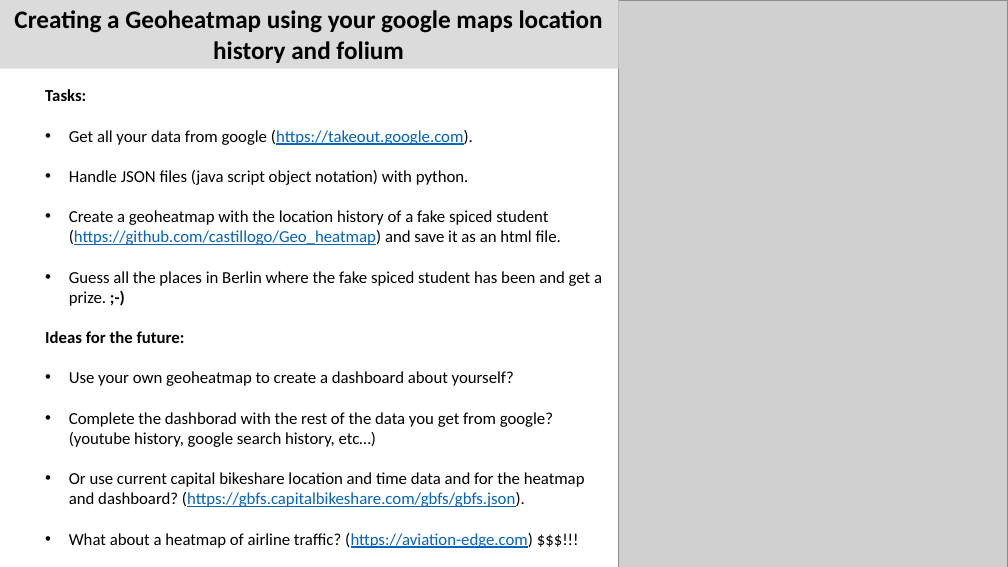
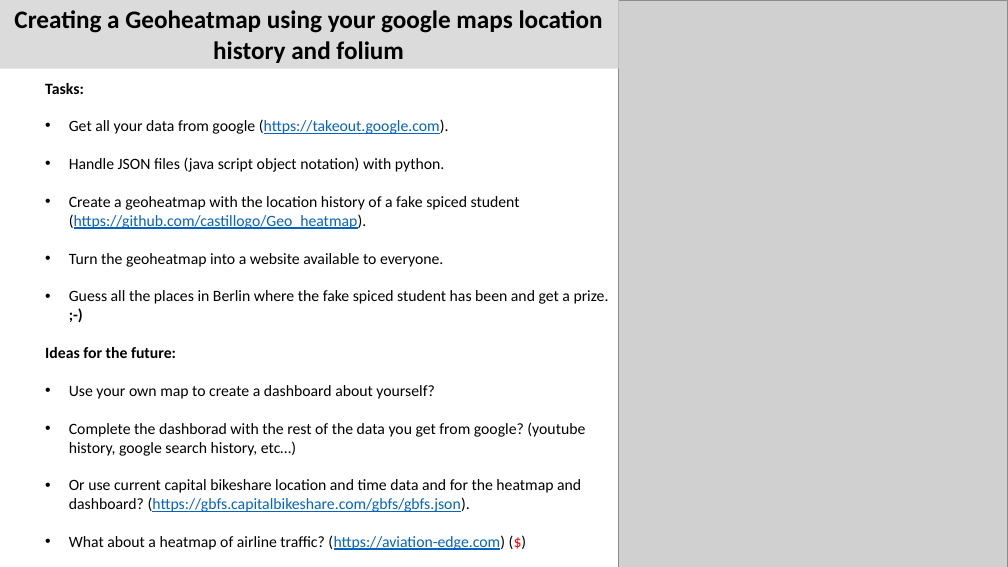
Before and after one commit to castillogo/Geo_heatmap, a slide deck: slide 2 of IntroductionGeoHeatmapLecture.pptx. Drawn at 1008x567 pixels with LibreOffice and Linux fonts; fonts in the diff are those of the drawing; grey boxes stand for pictures. Boxes give left, top, right and bottom in pixels: in the first picture for what was removed or moved away, otherwise in the second. Text is boxed around its words. In the diff, an @@ line names an element or a change of style, - is before the commit and + after.

Commit message:
changes in ppt and gitignore

```diff
--- a/IntroductionGeoHeatmapLecture.pptx
+++ b/IntroductionGeoHeatmapLecture.pptx
@@ text at box(45, 83, 609, 512): size 16 to 15 pt in "Tasks:", "Get all your data from google (https://takeout.google.com).", "Handle JSON files (java script object notation) ...", "Guess all the places in Berlin where ..." and 3 more places @@
@@ text at box(69, 196, 520, 267): text changed; size 16 to 15 pt @@
-  • Create a geoheatmap with the location history of a fake spiced student (https://github.com/castillogo/Geo_heatmap) and save it as an html file.
+  • Create a geoheatmap with the location history of a fake spiced student (https://github.com/castillogo/Geo_heatmap).
+  • Turn the geoheatmap into a website available to everyone.
@@ text at box(69, 385, 434, 399): text changed; size 16 to 15 pt @@
-  • Use your own geoheatmap to create a dashboard about yourself?
+  • Use your own map to create a dashboard about yourself?
@@ text at box(69, 535, 505, 550): text changed; size 16 to 15 pt @@
-  • What about a heatmap of airline traffic? (https://aviation-edge.com) $$$!!!
+  • What about a heatmap of airline traffic? (https://aviation-edge.com) ($)
```
Also in this commit, not shown: 1 other file.
